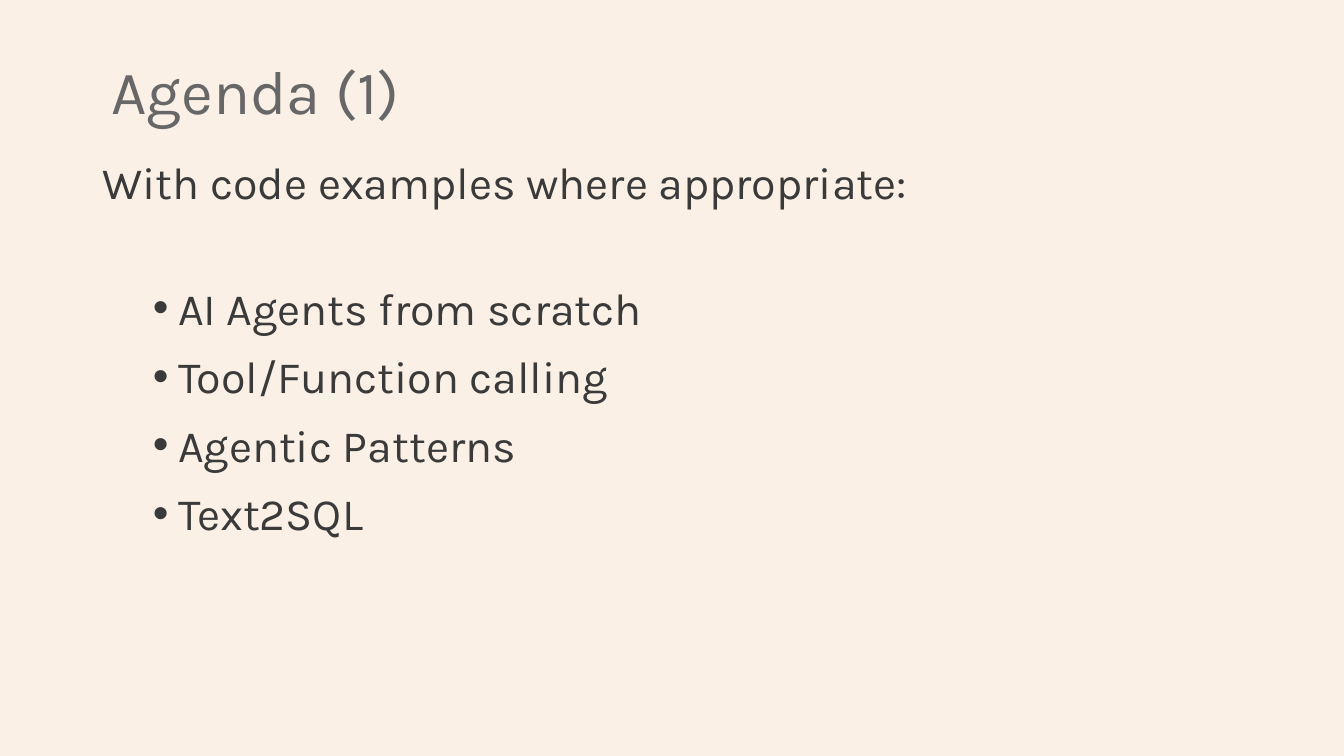
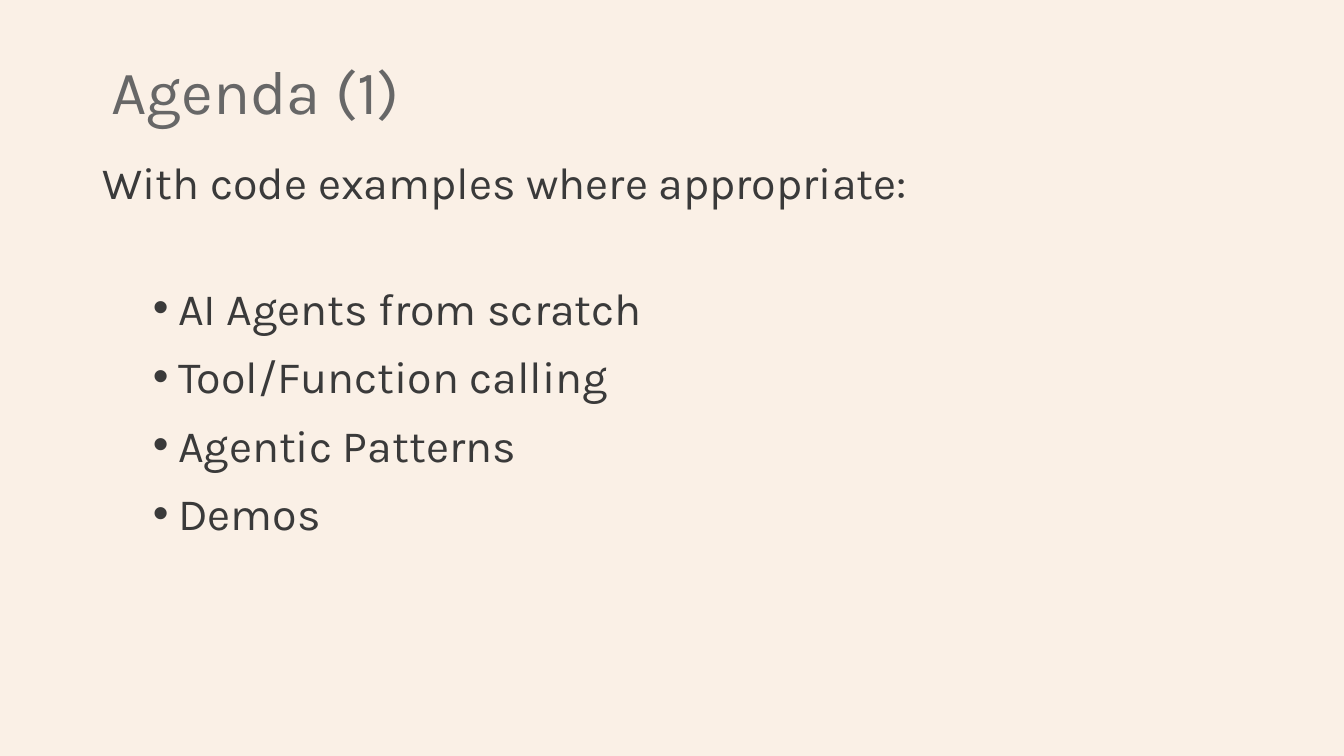
Before and after one commit to Python-Test-Engineer/earl2025, a slide deck: slide 4 of AI_Agents_in_the_Data_Pipeline.pptx (slide 3 before the commit). Drawn at 1344x756 pixels with LibreOffice and Linux fonts; fonts in the diff are those of the drawing. Boxes give left, top, right and bottom in pixels: in the first picture for what was removed or moved away, otherwise in the second. Text is boxed around its words. In the diff, an @@ line names an element or a change of style, - is before the commit and + after.

Commit message:
pptx

```diff
--- a/AI_Agents_in_the_Data_Pipeline.pptx
+++ b/AI_Agents_in_the_Data_Pipeline.pptx
@@ text at <box>178,502,320,531</box>: text changed @@
-  • Text2SQL
+  • Demos
```
Also in this commit, not shown: 6 slides added, 1 slide removed, 6 other files.
